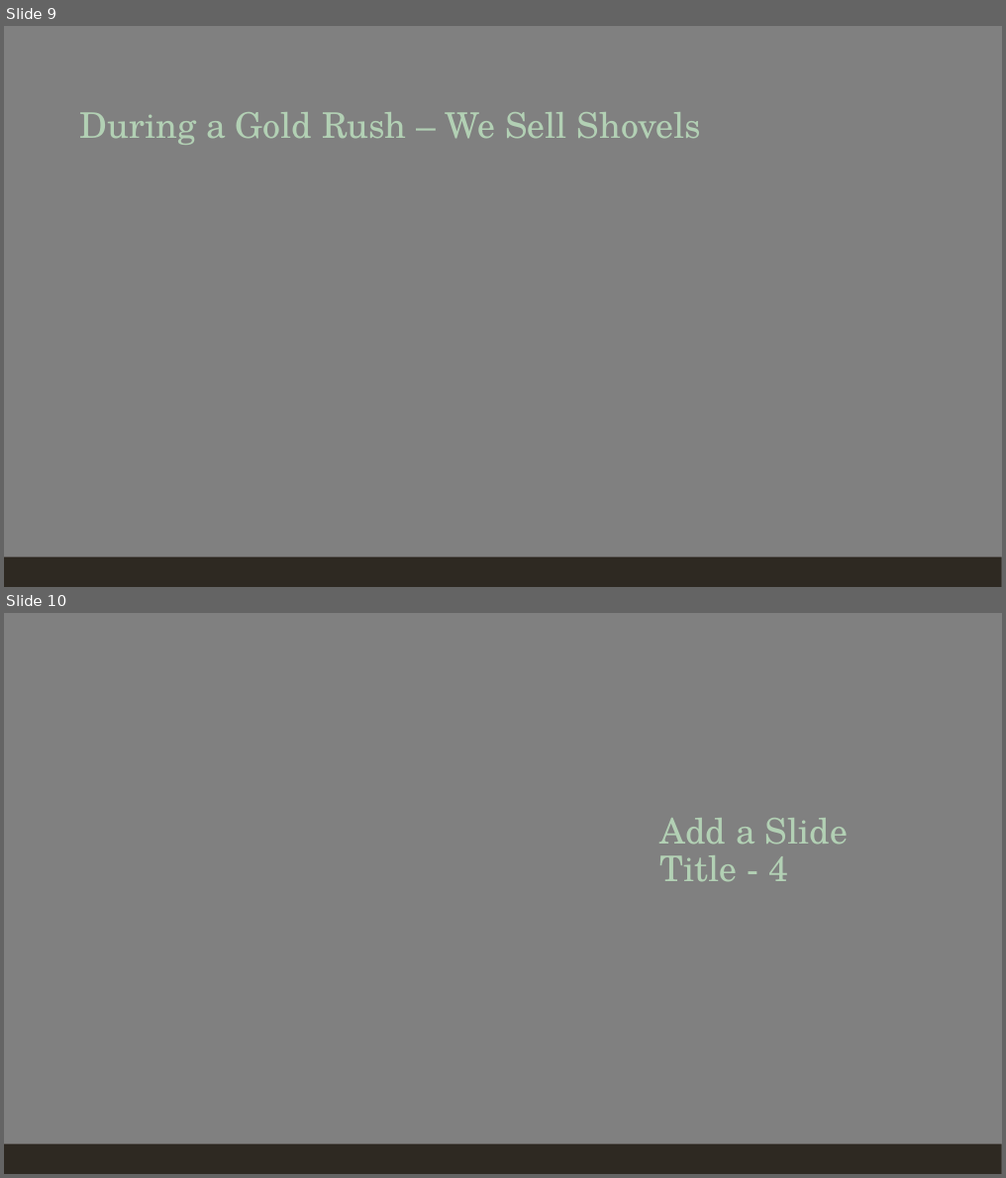
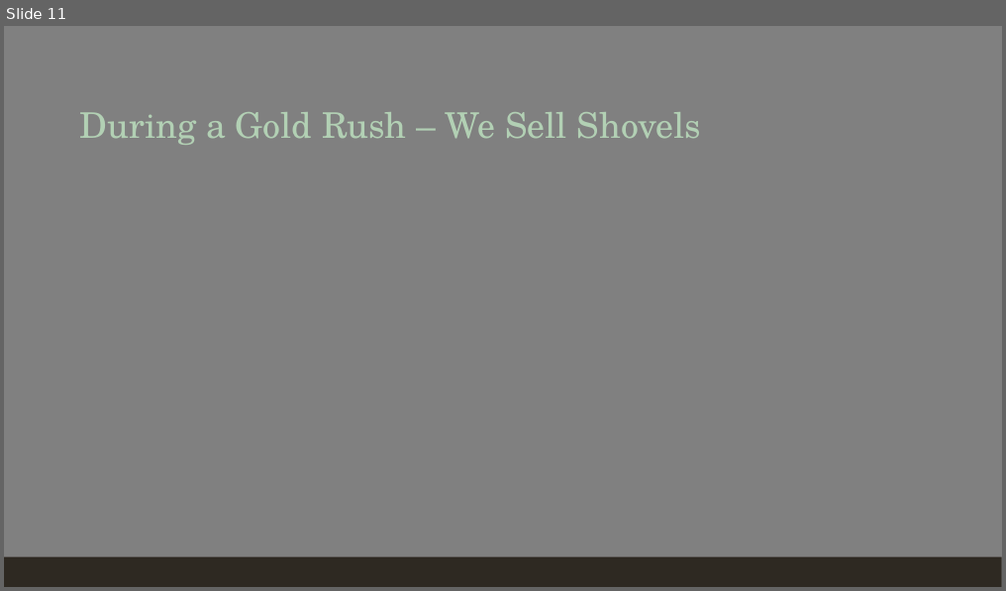
Before and after one commit to ShivaPrab/Capstone, a slide deck: Analysis and Reccomendation Presentation.pptx. Shown one above the other, each under a label of ours: slides 9 and 10 before the commit, slide 11 after it. The pictures are 1006x1178 and 1006x591 pixels, drawn with LibreOffice and Linux fonts; fonts in the diff are those of the drawing. Boxes give left, top, right and bottom in pixels: in the first picture for what was removed or moved away, otherwise in the second. Text is boxed around its words. In the diff, an @@ line names an element or a change of style, - is before the commit and + after.

```diff
--- a/Analysis and Reccomendation Presentation.pptx
+++ b/Analysis and Reccomendation Presentation.pptx
@@ slide 10 removed at <box>4,613,1002,1174</box>, background #808080; not listed: 1 template element that a slide beside it also shows @@
@@ title removed at <box>660,818,847,881</box> @@
-Add a Slide Title - 4
@@ what was slide 9 is now slide 11 @@
```
Also in this commit, not shown: 6 slides changed, 3 slides added, 1 other slide removed.
